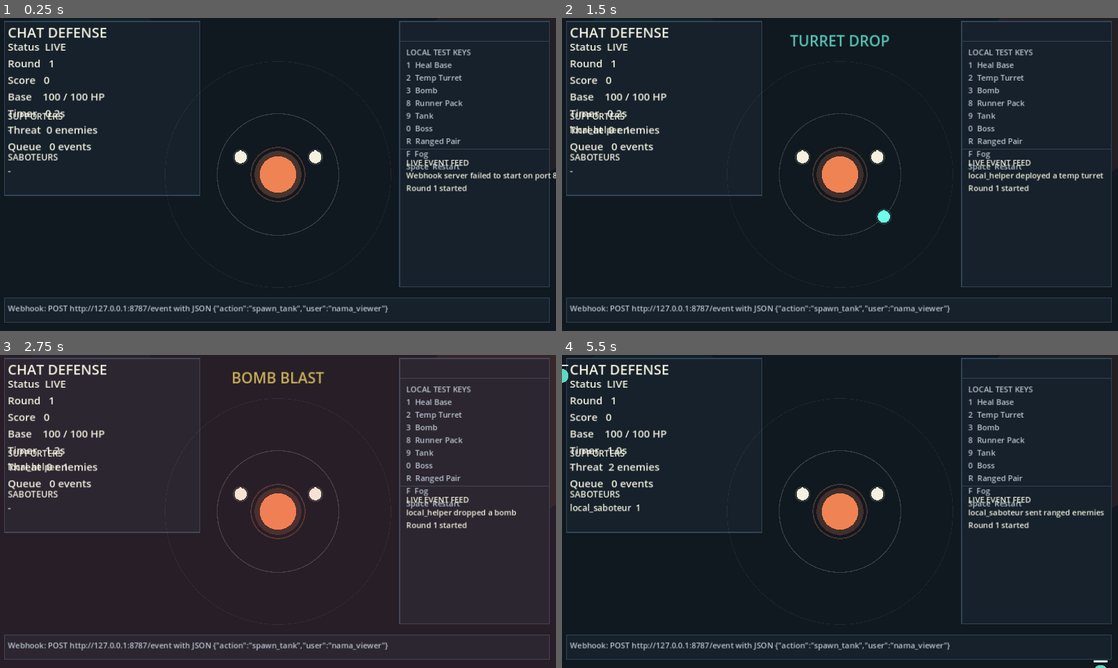
Above: before the commit, frames 1-4 (two rows, left to right).
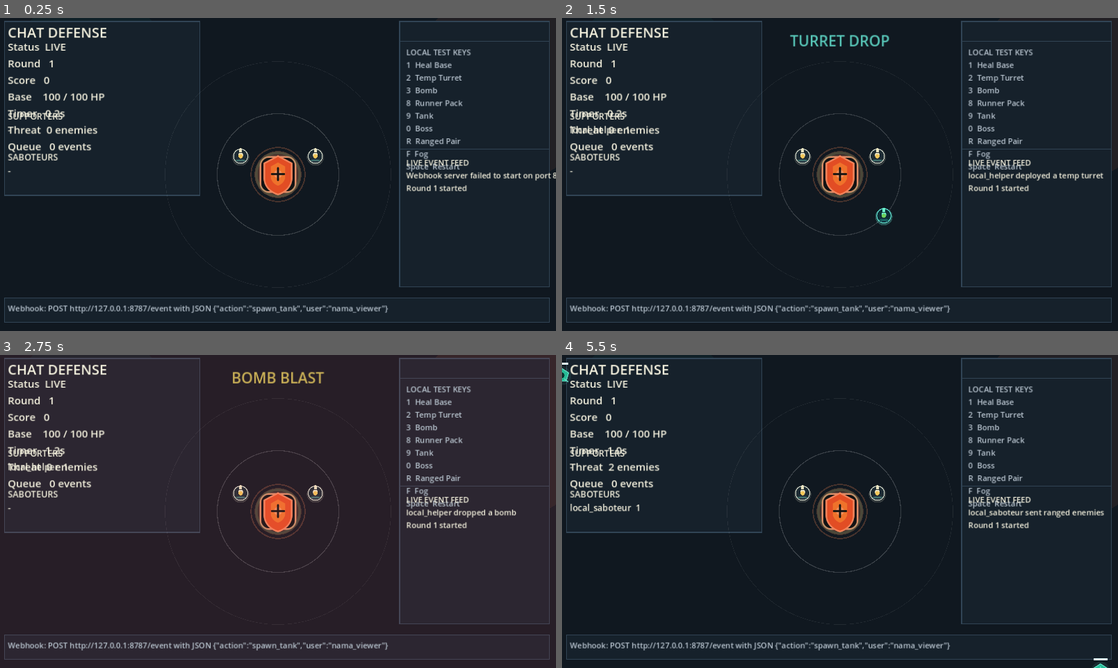
Above: after the commit, the same moments.

Repository: isnrdraa/chat-defense
Game: Godot game, scene res://scenes/main.tscn
Same seed, same stepped clock (60 frames per second), same inputs: the game is played once before the commit and once after it.
Inputs:
- Up to frame 1 (0.25 s): no input
- Up to frame 2 (1.5 s): tap Enter at 0.5 s; tap 1 at 0.6 s; tap Space at 0.77, 1.25 s; tap 2 at 1.35 s
- Up to frame 3 (2.75 s): tap Space at 1.52 s; tap Enter at 2 s; tap 3 at 2.1 s
- Up to frame 4 (5.5 s): tap Space at 2.75, 3.02, 3.77, 4.25, 4.52 s; tap 8 at 2.85 s; tap Enter at 3.5 s; tap 9 at 3.6 s; tap 0 at 4.35 s; tap R at 5.1 s

The runs differ from the first frame. In frame 1, 1.0% of the frame differs, in the area x 41-59%, y 41-58%; in frame 2, 1.1%, in the area x 41-60%, y 41-67%; in frame 3, 0.9%; in frame 4, 1.1%.

Commit message:
Render gameplay units with sprite textures

Diff:
--- a/scripts/main.gd
+++ b/scripts/main.gd
@@ -14,6 +14,13 @@
 const SABOTAGE_COLOR := Color("ff7f51")
 const PORT := 8787
 const MAX_QUEUE_SIZE := 40
+const BASE_TEXTURE: Texture2D = preload("res://assets/sprites/base_core.svg")
+const TURRET_TEXTURE: Texture2D = preload("res://assets/sprites/turret_guard.svg")
+const BULLET_TEXTURE: Texture2D = preload("res://assets/sprites/bullet_pulse.svg")
+const RUNNER_TEXTURE: Texture2D = preload("res://assets/sprites/enemy_runner.svg")
+const TANK_TEXTURE: Texture2D = preload("res://assets/sprites/enemy_tank.svg")
+const RANGED_TEXTURE: Texture2D = preload("res://assets/sprites/enemy_ranged.svg")
+const BOSS_TEXTURE: Texture2D = preload("res://assets/sprites/enemy_boss.svg")
 
 const ACTION_COOLDOWNS := {
 	"heal_base": 0.8,
@@ -548,36 +555,77 @@
 	draw_arc(base_position, 260.0, 0.0, TAU, 96, Color(1, 1, 1, 0.05 + ring_pulse * 0.4), 1.0)
 
 
+func _draw_sprite_centered(texture: Texture2D, center: Vector2, size: Vector2, modulate: Color = Color.WHITE) -> void:
+	var draw_rect := Rect2(center - size * 0.5, size)
+	draw_texture_rect(texture, draw_rect, false, modulate)
+
+
+func _enemy_texture(kind: String) -> Texture2D:
+	match kind:
+		"tank":
+			return TANK_TEXTURE
+		"ranged":
+			return RANGED_TEXTURE
+		"boss":
+			return BOSS_TEXTURE
+		_:
+			return RUNNER_TEXTURE
+
+
+func _enemy_sprite_size(kind: String, radius: float) -> Vector2:
+	match kind:
+		"tank":
+			return Vector2.ONE * max(radius * 2.8, 58.0)
+		"ranged":
+			return Vector2.ONE * max(radius * 2.7, 46.0)
+		"boss":
+			return Vector2.ONE * max(radius * 2.9, 92.0)
+		_:
+			return Vector2.ONE * max(radius * 2.8, 34.0)
+
+
 func _draw_base() -> void:
 	var base_color := BASE_COLOR if base_hp > BASE_MAX_HP * 0.3 else BASE_WARNING_COLOR
 	var glow := 0.18 + 0.08 * (0.5 + 0.5 * sin(pulse_time * 4.0))
-	draw_circle(base_position, base_radius, base_color)
+	draw_circle(base_position, base_radius + 2.0, Color("12212f"), true)
 	draw_circle(base_position, base_radius + 12.0, Color(base_color.r, base_color.g, base_color.b, glow))
+	_draw_sprite_centered(BASE_TEXTURE, base_position, Vector2.ONE * 118.0, base_color.lerp(Color.WHITE, 0.15))
 	draw_arc(base_position, base_radius + 20.0, 0.0, TAU, 72, Color(base_color.r, base_color.g, base_color.b, 0.24), 3.0)
 
 
 func _draw_turrets() -> void:
 	for turret in turrets:
+		var turret_position: Vector2 = turret["position"]
 		var turret_color := Color("f4f1de") if not bool(turret["temporary"]) else Color("6fffe9")
-		draw_circle(turret["position"], 14.0, turret_color)
-		draw_circle(turret["position"], 18.0, Color(turret_color.r, turret_color.g, turret_color.b, 0.15))
-		draw_line(turret["position"], turret["position"] + Vector2.UP * 16.0, turret_color, 4.0)
+		var aura_alpha := 0.16 if not bool(turret["temporary"]) else 0.24 + 0.05 * sin(pulse_time * 6.0)
+		draw_circle(turret_position, 20.0, Color(turret_color.r, turret_color.g, turret_color.b, aura_alpha))
+		_draw_sprite_centered(TURRET_TEXTURE, turret_position + Vector2(0, -2), Vector2.ONE * 52.0, turret_color)
 
 
 func _draw_bullets() -> void:
 	for bullet in bullets:
-		draw_circle(bullet["position"], float(bullet["radius"]), BULLET_COLOR)
+		var bullet_position: Vector2 = bullet["position"]
+		var bullet_radius := float(bullet["radius"])
+		draw_circle(bullet_position, bullet_radius + 3.0, Color(BULLET_COLOR.r, BULLET_COLOR.g, BULLET_COLOR.b, 0.22))
+		_draw_sprite_centered(BULLET_TEXTURE, bullet_position, Vector2.ONE * max(bullet_radius * 4.5, 18.0), BULLET_COLOR)
 
 
 func _draw_enemies() -> void:
 	for enemy in enemies:
-		draw_circle(enemy["position"], float(enemy["radius"]), enemy["color"])
+		var enemy_radius := float(enemy["radius"])
+		var enemy_position: Vector2 = enemy["position"] + Vector2(0, sin(pulse_time * 3.2 + float(enemy["id"]) * 0.55) * 2.0)
+		var enemy_color: Color = enemy["color"]
+		var sprite_texture := _enemy_texture(String(enemy["type"]))
+		var sprite_size := _enemy_sprite_size(String(enemy["type"]), enemy_radius)
+		var sprite_modulate := enemy_color.lerp(Color.WHITE, 0.08)
+		draw_circle(enemy_position, enemy_radius + 6.0, Color(enemy_color.r, enemy_color.g, enemy_color.b, 0.10))
+		_draw_sprite_centered(sprite_texture, enemy_position, sprite_size, sprite_modulate)
 		var bar_width := float(enemy["radius"]) * 2.0
 		var hp_ratio: float = clamp(float(enemy["hp"]) / max(float(enemy["hp"]), 1.0), 0.0, 1.0)
 		if ENEMY_LIBRARY.has(enemy["type"]):
 			hp_ratio = clamp(float(enemy["hp"]) / float(ENEMY_LIBRARY[enemy["type"]]["hp"]), 0.0, 1.0)
-		draw_rect(Rect2(enemy["position"] + Vector2(-bar_width * 0.5, -float(enemy["radius"]) - 10.0), Vector2(bar_width, 4.0)), Color(0, 0, 0, 0.4), true)
-		draw_rect(Rect2(enemy["position"] + Vector2(-bar_width * 0.5, -float(enemy["radius"]) - 10.0), Vector2(bar_width * hp_ratio, 4.0)), Color("e0fbfc"), true)
+		draw_rect(Rect2(enemy_position + Vector2(-bar_width * 0.5, -enemy_radius - 14.0), Vector2(bar_width, 4.0)), Color(0, 0, 0, 0.4), true)
+		draw_rect(Rect2(enemy_position + Vector2(-bar_width * 0.5, -enemy_radius - 14.0), Vector2(bar_width * hp_ratio, 4.0)), Color("e0fbfc"), true)
 
 
 func _update_ui() -> void:
